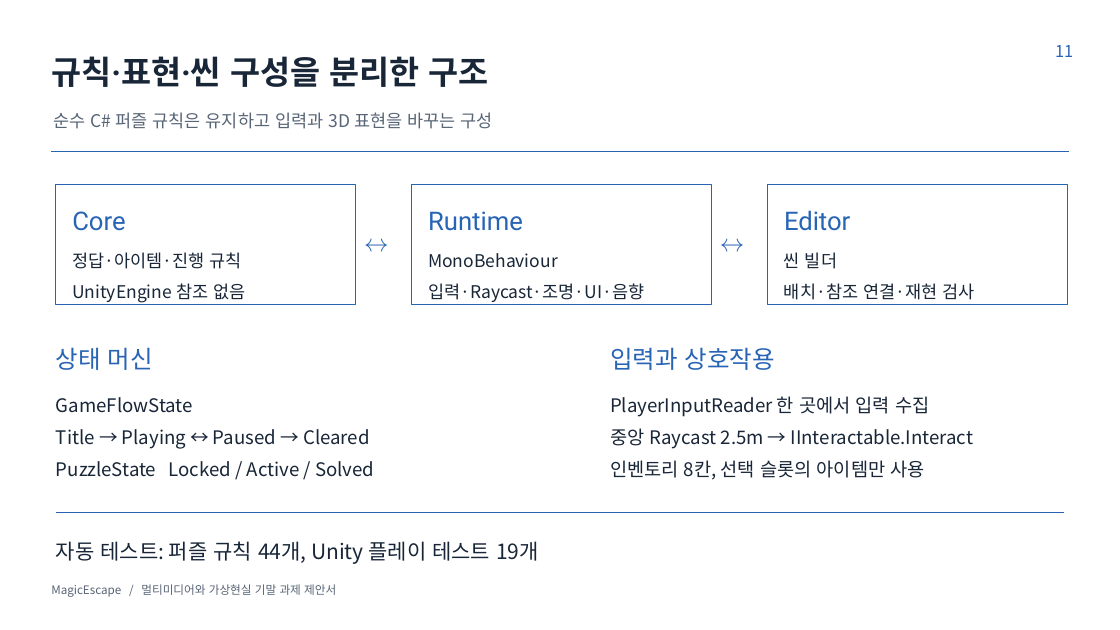
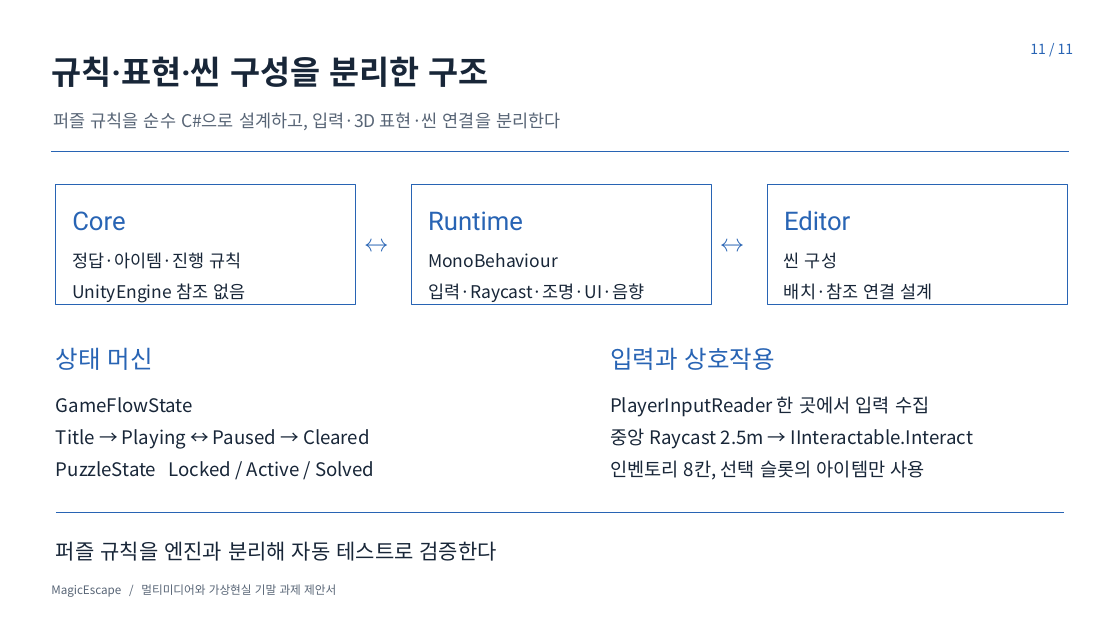
Before and after one commit to NoNamad5196/MagicEscape, a slide deck: slide 11 of presentation/proposal/MagicEscape_제안서.pptx. Drawn at 1120x630 pixels with LibreOffice and Linux fonts; fonts in the diff are those of the drawing. Boxes give left, top, right and bottom in pixels: in the first picture for what was removed or moved away, otherwise in the second. Text is boxed around its words. In the diff, an @@ line names an element or a change of style, - is before the commit and + after.

```diff
--- a/presentation/proposal/MagicEscape_제안서.pptx
+++ b/presentation/proposal/MagicEscape_제안서.pptx
@@ text at box(1030, 43, 1074, 54): text changed; size 14 to 12 pt @@
-11
+11 / 11
@@ text at box(54, 112, 560, 130): text changed @@
-순수 C# 퍼즐 규칙은 유지하고 입력과 3D 표현을 바꾸는 구성
+퍼즐 규칙을 순수 C#으로 설계하고, 입력·3D 표현·씬 연결을 분리한다
@@ text at box(784, 252, 932, 300): text changed @@
-씬 빌더
-배치·참조 연결·재현 검사
+씬 구성
+배치·참조 연결 설계
@@ text at box(56, 541, 497, 561): text changed @@
-자동 테스트: 퍼즐 규칙 44개, Unity 플레이 테스트 19개
+퍼즐 규칙을 엔진과 분리해 자동 테스트로 검증한다
```
Also in this commit, not shown: 9 other slides changed, 1 slide added, 2 slides removed, 18 other files.
